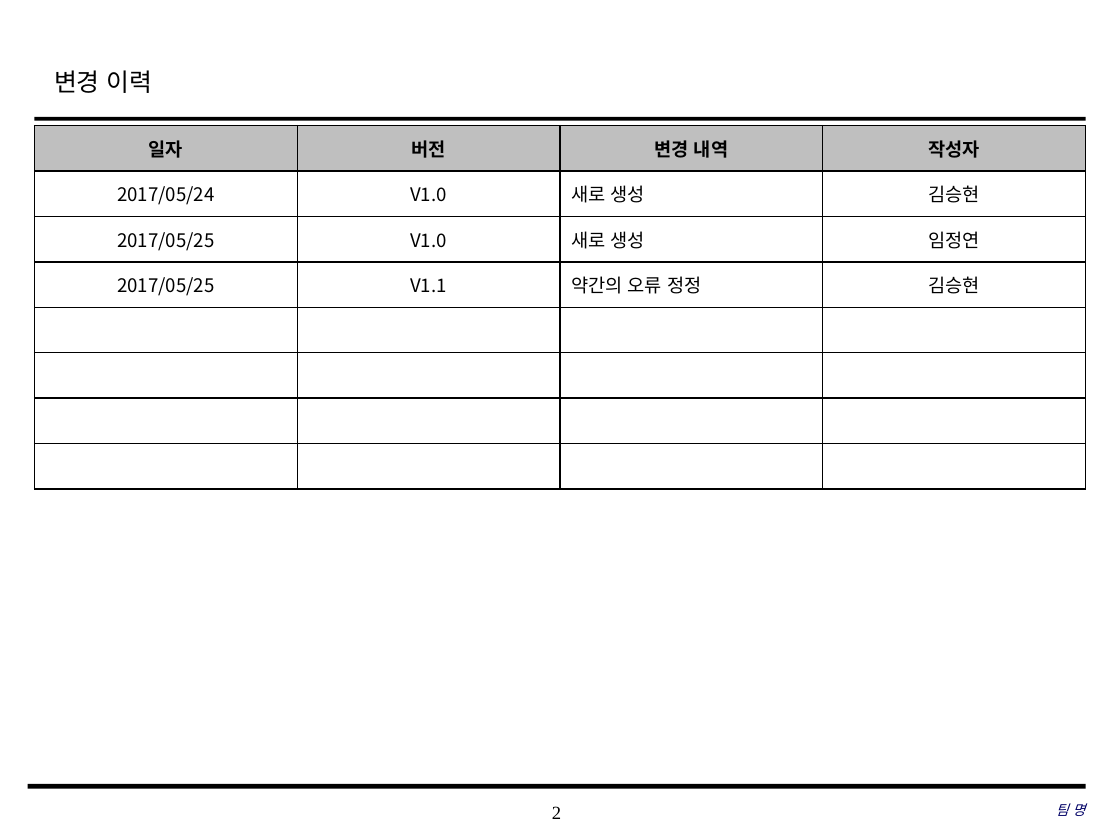
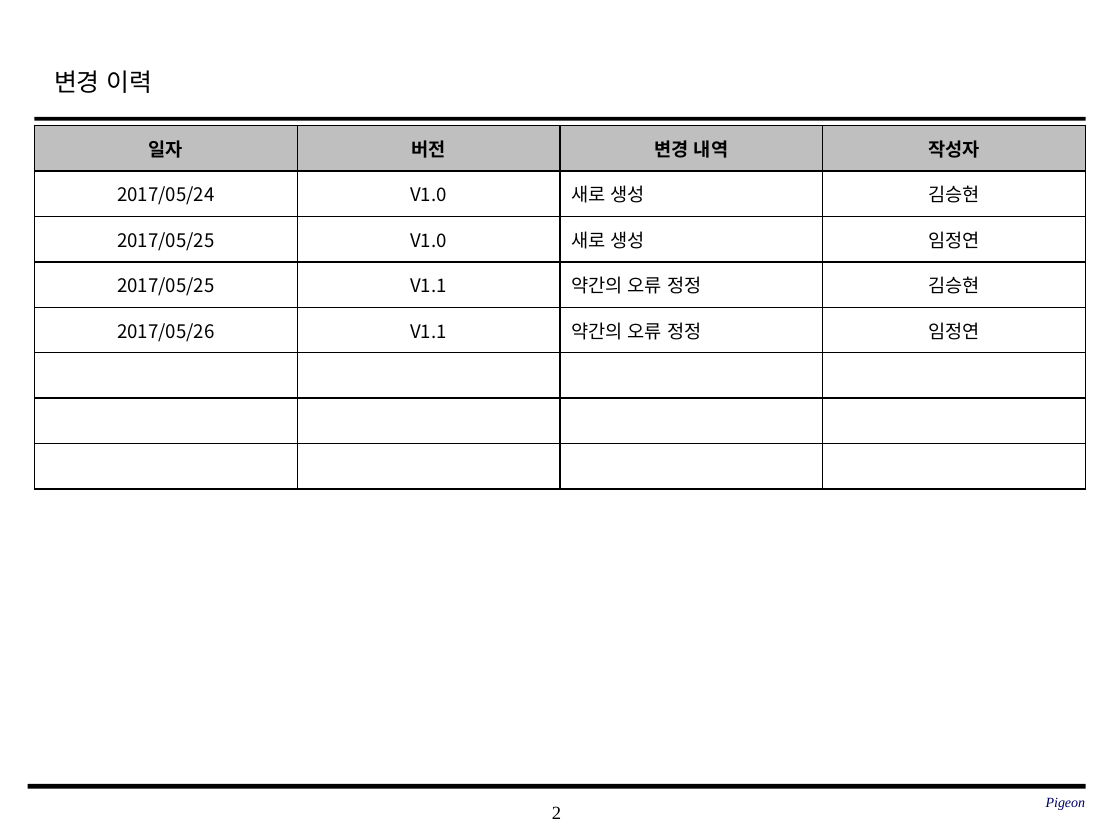
Before and after one commit to SE-admin/9, a slide deck: slide 2 of doc/3_ 설계서/Class Design_9_pigeon.pptx. Drawn at 1120x840 pixels with LibreOffice and Linux fonts; fonts in the diff are those of the drawing; background and template pictures are left out. Boxes give left, top, right and bottom in pixels: in the first picture for what was removed or moved away, otherwise in the second. Text is boxed around its words. In the diff, an @@ line names an element or a change of style, - is before the commit and + after.

Commit message:
# 서류 # Class Design_9_pigeon.pptx, UI Design Template_9_pigeon.pptx # Class Design_9_pigeon.pptx 4,5p   UI Design Template_9_pigeon.pptx 7,8,9,10p # 오류 정정 및 코더 의견 반영

```diff
--- a/doc/3_ 설계서/Class Design_9_pigeon.pptx
+++ b/doc/3_ 설계서/Class Design_9_pigeon.pptx
@@ table at (35, 125, 1088, 488) @@
+row 5: 2017/05/26 | V1.1 | 약간의 오류 정정 | 임정연
-row 8:  |  |  | 
@@ text at (1046, 797, 1086, 810): text changed @@
-팀 명
+Pigeon
```
Also in this commit, not shown: 2 other slides changed, 2 slides added, 2 slides removed, 1 other file.
